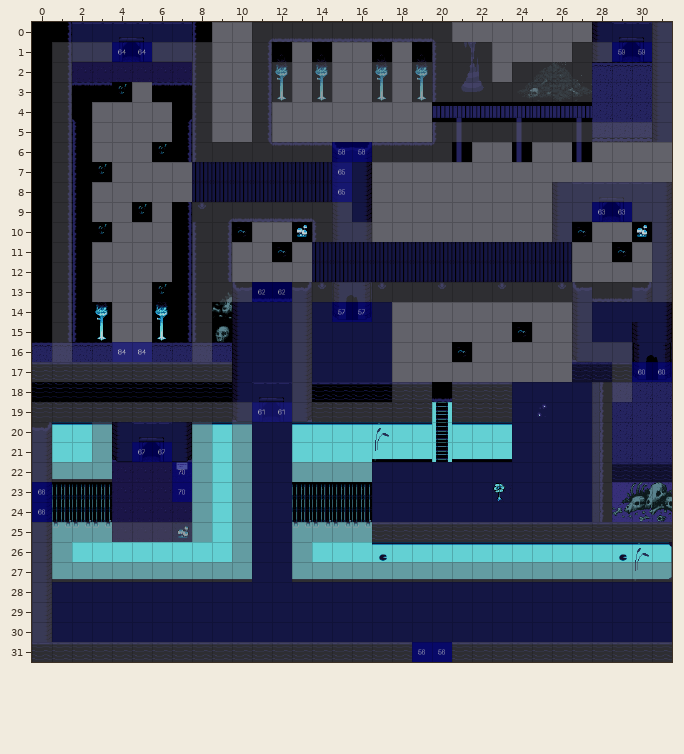
Tiled map -- bgs/maps/cave_03.tmx. The first picture shows the starting point.
Cells are 32x32 px. Shown: x 0..31, y 0..31.
After the commit:
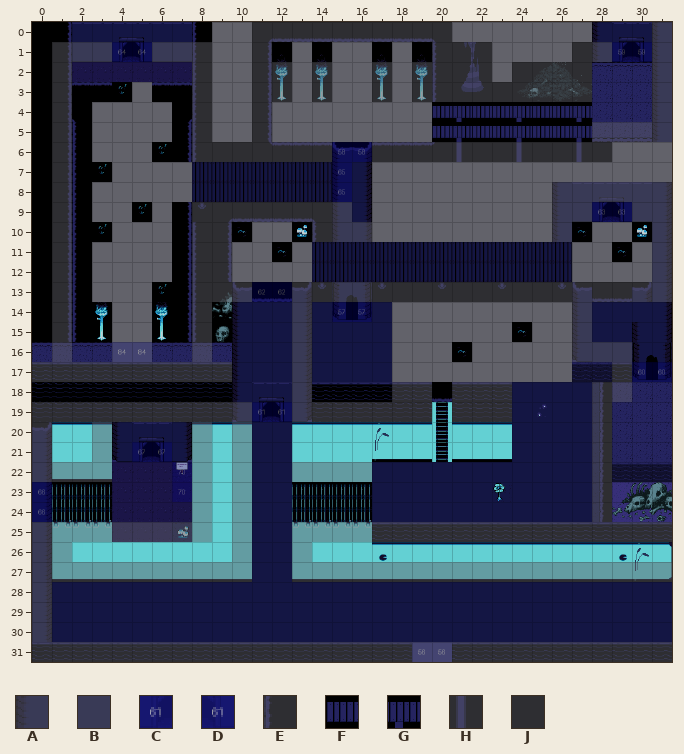
Key: from "underground02": A 8, B 11, C 25, D 27, E 61, F 86, G 87, H 88, J 202.
_ is an empty cell.
See-through tiles are keyed as they look on the map.
Edits made:
layer "actions" opacity 61% -> 31%
Layer "decor":
There is now tile A in rows 7 to 8 at x 15.
There is now tile C in row 19 at x 11.
There is now tile D in row 19 at x 12.
There is now tile F in row 5 at x 20, 22 to 23 and 25 to 26.
There is now tile G in row 5 at x 21, 24 and 27.
The author cleared tile B in row 31 at x 19 to 20.
The author cleared tile H in row 6 at x 21, 24 and 27.
Layer "colliders":
There is now tile H in row 6 at x 21, 24 and 27.
There is now tile J in row 6 at x 22 to 23, 25 to 26 and 28.
The author cleared tile A in rows 7 to 8 at x 15.
The author cleared tile C in row 19 at x 11.
The author cleared tile D in row 19 at x 12.
The author cleared tile E in row 5 at x 20.
The author cleared tile H in row 5 at x 21, 24 and 27.
The author cleared tile J in row 5 at x 22 to 23 and 25 to 26.
